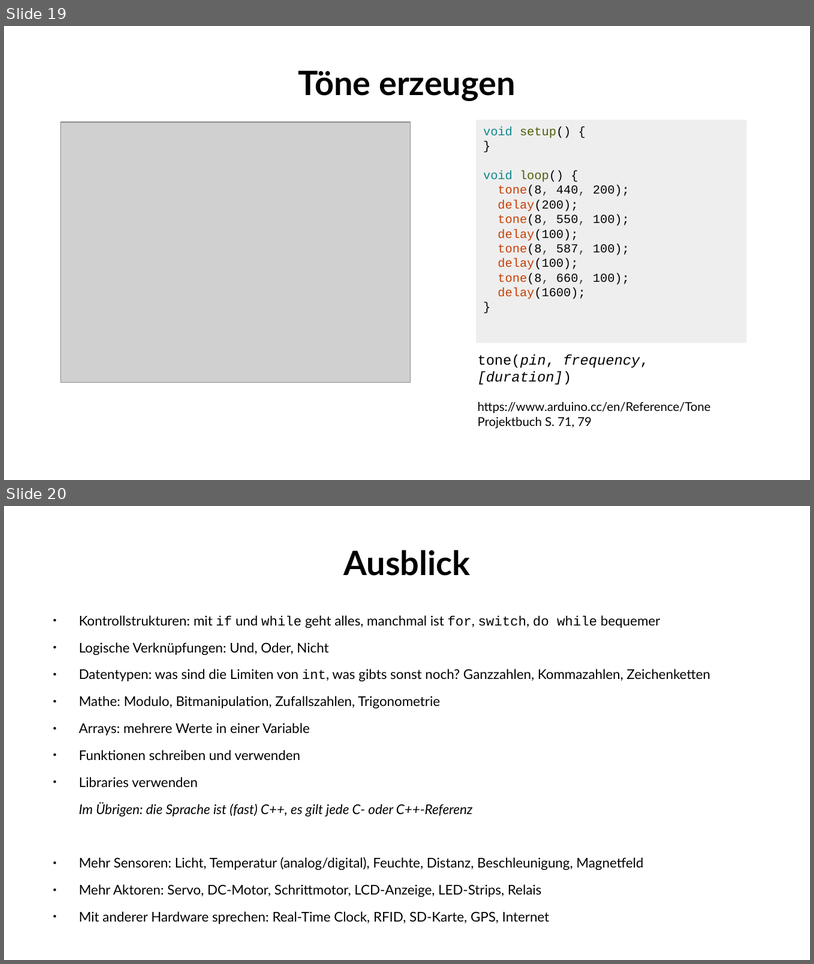
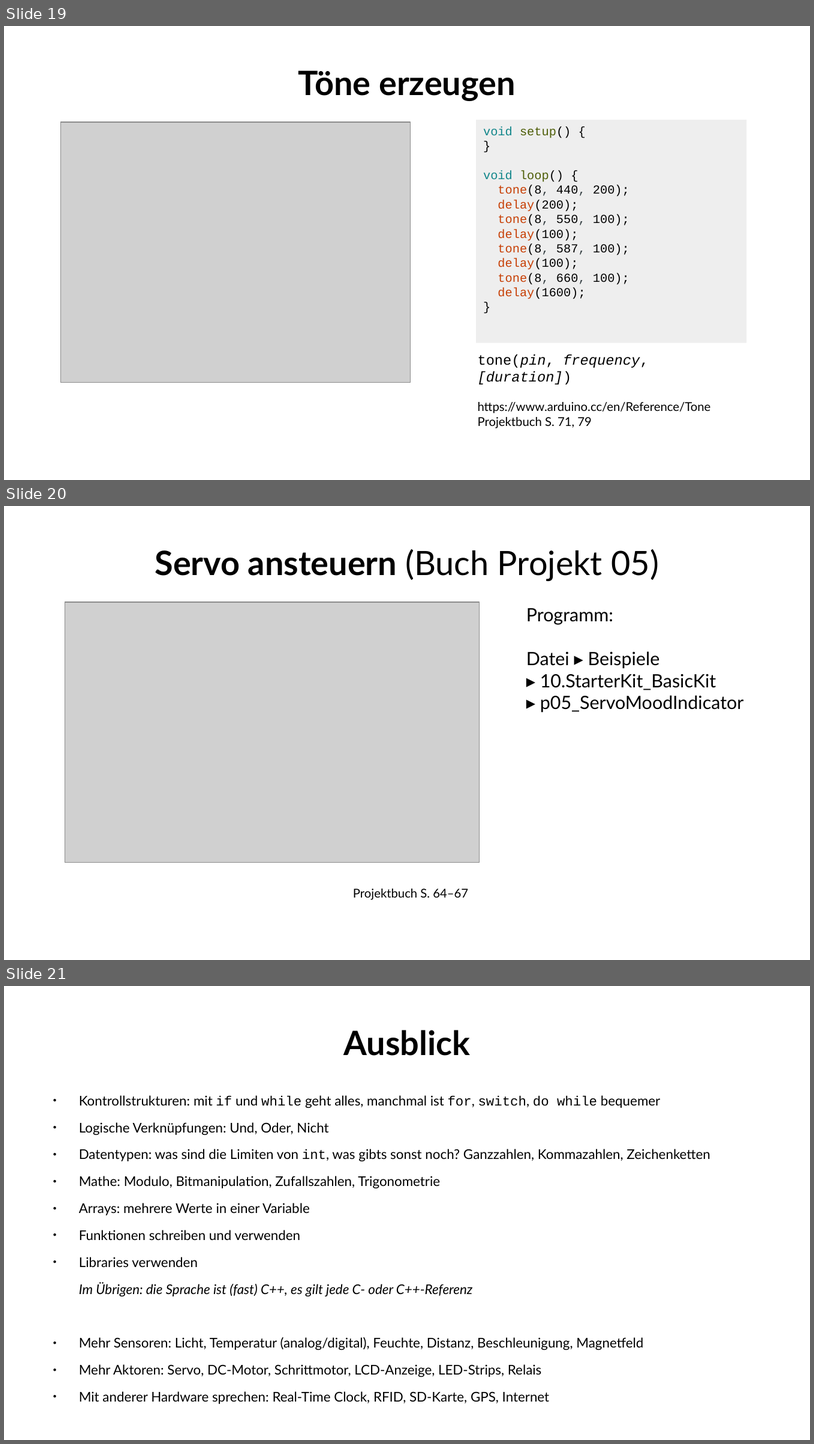
Before and after one commit to fablabwinti/workshop-arduino-1, a slide deck: ArduinoI.odp. Shown one above the other, each under a label of ours: slides 19 and 20 before the commit, slides 19, 20 and 21 after it. The pictures are 814x964 and 814x1444 pixels, drawn with LibreOffice and Linux fonts; fonts in the diff are those of the drawing; grey boxes stand for pictures; background and template pictures are left out. Boxes give left, top, right and bottom in pixels: in the first picture for what was removed or moved away, otherwise in the second. Text is boxed around its words. In the diff, an @@ line names an element or a change of style, - is before the commit and + after.

Commit message:
Add basic slide about servo control (details in the book).

```diff
--- a/ArduinoI.odp
+++ b/ArduinoI.odp
@@ slide 20 added at (4, 506, 810, 960), background #FFFFFF @@
@@ title added at (155, 549, 659, 581), 33 pt, text #000000 @@
+Servo ansteuern (Buch Projekt 05)
@@ picture added at (65, 602, 480, 862) @@
@@ text added at (527, 608, 744, 712), 18 pt, text #000000 @@
+Programm:
+Datei ▸ Beispiele
+▸ 10.StarterKit_BasicKit
+▸ p05_ServoMoodIndicator
@@ text added at (353, 888, 468, 900), 12 pt, text #000000 @@
+Projektbuch S. 64–67
@@ what was slide 20 is now slide 21 @@
```
Also in this commit, not shown: 2 other files.
